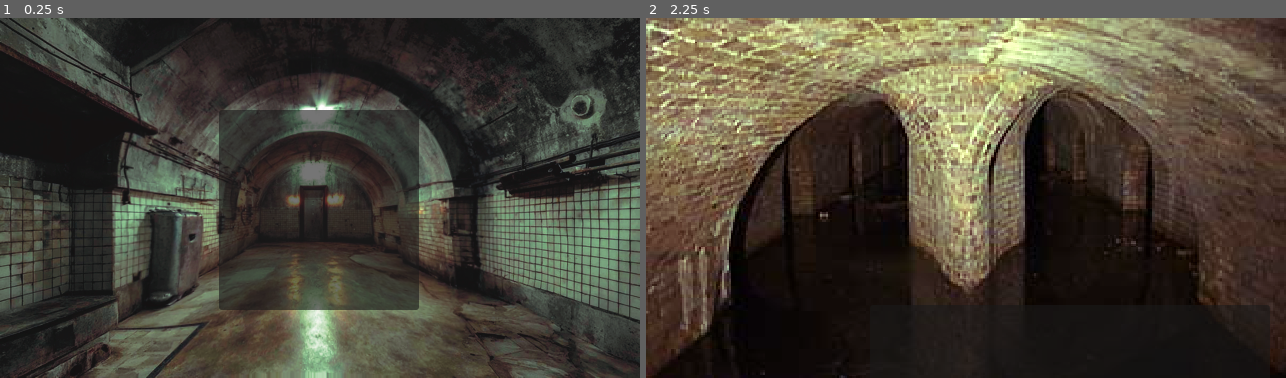
Above: before the commit, frames 1-2 (left to right).
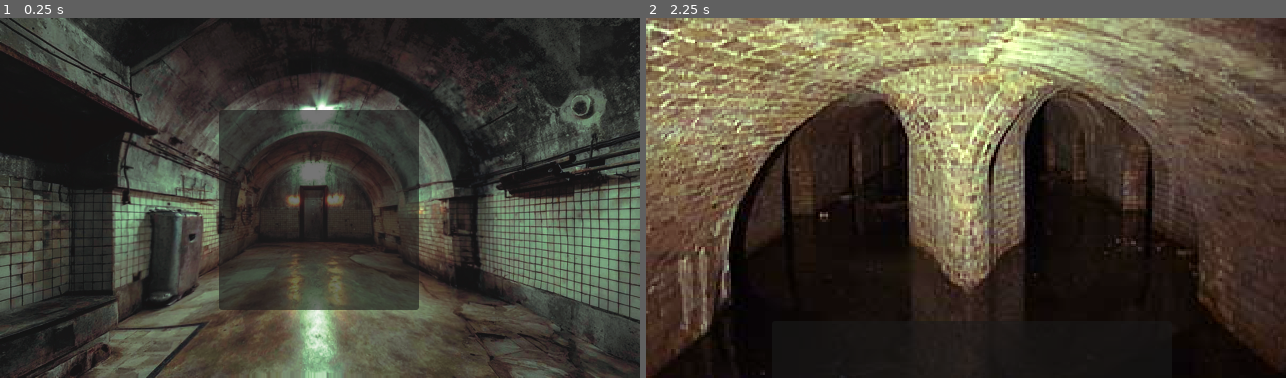
Above: after the commit, the same moments.

Repository: ANH-anhAnh/DMV-Game-Jam
Game: Godot game, scene res://Scenes/rooms/room_1.tscn
The game is run twice, just before and just after one commit, with the same random seed, the same clock (stepped at 60 frames per second) and the same inputs. The project has no main scene, so this scene is started directly.
Inputs (mouse positions are in pixels of both pictures, inside the frame that each line leads up to; where the layout moved, square brackets give the same spot in the first picture):
- Up to frame 1 (0.25 s): no input
- Up to frame 2 (2.25 s): click (966, 208) at 0.52 s; click (972, 370) [1068, 356] at 1.25 s; click (966, 208) at 2.02 s

The runs differ from the first frame. In frame 1, less than 0.1% of the frame differs, in the area x 90-98%, y 6-16%; in frame 2, less than 0.1%, in the area x 47-97%, y 79-87%.

Commit message:
map ui works

Diff:
--- a/Scenes/rooms/room_1.tscn
+++ b/Scenes/rooms/room_1.tscn
@@ -2,6 +2,7 @@
 
 [ext_resource type="Texture2D" uid="uid://bnvle51lkbqw6" path="res://Assets/initiation room.png" id="1_ojhq1"]
 [ext_resource type="PackedScene" uid="uid://k37hlke3k7x3" path="res://Scenes/Objects/up.tscn" id="1_ud0xu"]
+[ext_resource type="PackedScene" uid="uid://dswwu8kyafma" path="res://Scenes/ui.tscn" id="3_21tkn"]
 
 [node name="Room1" type="Node2D" unique_id=1381375635]
 
@@ -14,3 +15,5 @@
 offset_top = 92.0
 offset_right = 219.0
 offset_bottom = 92.0
+
+[node name="UI" parent="." unique_id=56917250 instance=ExtResource("3_21tkn")]
--- a/Scenes/rooms/room_2.tscn
+++ b/Scenes/rooms/room_2.tscn
@@ -10,7 +10,7 @@
 texture = ExtResource("1_rv0jd")
 
 [node name="exit" parent="." unique_id=617258739 instance=ExtResource("2_bebw6")]
-offset_left = 224.0
-offset_top = 287.0
-offset_right = 224.0
-offset_bottom = 287.0
+offset_left = 126.0
+offset_top = 303.0
+offset_right = 126.0
+offset_bottom = 303.0
--- /dev/null
+++ b/Scenes/ui.tscn
@@ -0,0 +1,22 @@
+[gd_scene format=3 uid="uid://dswwu8kyafma"]
+
+[ext_resource type="Script" uid="uid://nwx3ut6b2fw" path="res://Scripts/ui.gd" id="1_m1v6r"]
+
+[node name="UI" type="Control" unique_id=56917250]
+layout_mode = 3
+anchors_preset = 15
+anchor_right = 1.0
+anchor_bottom = 1.0
+grow_horizontal = 2
+grow_vertical = 2
+script = ExtResource("1_m1v6r")
+
+[node name="CanvasLayer" type="CanvasLayer" parent="." unique_id=1020113644]
+
+[node name="Button" type="Button" parent="CanvasLayer" unique_id=1625085568]
+offset_left = 580.0
+offset_top = 8.0
+offset_right = 630.0
+offset_bottom = 58.0
+
+[connection signal="pressed" from="CanvasLayer/Button" to="." method="_on_button_pressed"]
--- a/Scripts/map.gd
+++ b/Scripts/map.gd
@@ -8,40 +8,62 @@
 	[0,"res://Scenes/rooms/room_1.tscn",0,0,0]
 ]
 
+var playercircle
 var currentlayout
 
 var selfpos = [1,4]
+var shown = 0
 
 var cell_size := 50
 var SquareScene := preload("res://Scenes/square.tscn")
 var CircleScene := preload("res://Scenes/circle.tscn")
 
 func _ready():
-	pass
+	currentlayout = layout1
+
+func disp():
+	showmap(currentlayout)
+
 
 func showmap(layout):
-	var ypos = 0
+	self.show()
+	var ypos = 100
 	var yp = 0
 	for row in layout:
-		var xpos = 0
+		var xpos = 250
 		var xp = 0
 		for cell in row:
 			if cell is String:
 				var sq = SquareScene.instantiate()
 				add_child(sq)
 				sq.position = Vector2(xpos, ypos)
+				sq.z_index = 2
 			elif cell == 1:
 				var sq = SquareScene.instantiate()
 				add_child(sq)
 				sq.position = Vector2(xpos, ypos)
+				sq.z_index = 2
 			if xp == selfpos[0] and yp == selfpos[1]:
 				var cir = CircleScene.instantiate()
 				add_child(cir)
 				cir.position = Vector2(xpos + 20, ypos + 20)
+				cir.z_index = 2
+				playercircle = cir
 			xpos += cell_size
 			xp += 1
 		ypos += cell_size
 		yp += 1
+	shown = 1
+	while shown:
+		await get_tree().create_timer(.5).timeout
+		playercircle.visible = false
+		await get_tree().create_timer(.5).timeout
+		playercircle.visible = true
+
+
+func hidemap():
+	shown = 0
+	self.hide()
 
 func sceneupdate(change):
 	selfpos[0] += change[0]
--- a/Scripts/start_screen.gd
+++ b/Scripts/start_screen.gd
@@ -1,4 +1,5 @@
 extends Node2D
+var SquareScene := preload("res://Scenes/square.tscn")
 
 func _on_start_pressed() -> void:
 	get_tree().change_scene_to_file("res://scenes/world.tscn")
--- /dev/null
+++ b/Scripts/ui.gd
@@ -0,0 +1,18 @@
+extends Control
+
+var SquareScene := preload("res://Scenes/square.tscn")
+var block
+
+func _on_button_pressed() -> void:
+	if(!Map.shown):
+		var sq = SquareScene.instantiate()
+		add_child(sq)
+		var rect = sq.get_node("ColorRect")
+		rect.size = Vector2(640, 360)
+		rect.color = Color.BLACK
+		rect.z_index = 0
+		block = rect
+		Map.disp()
+	else:
+		block.queue_free()
+		Map.hidemap()
Not shown, added: Scripts/ui.gd.uid
